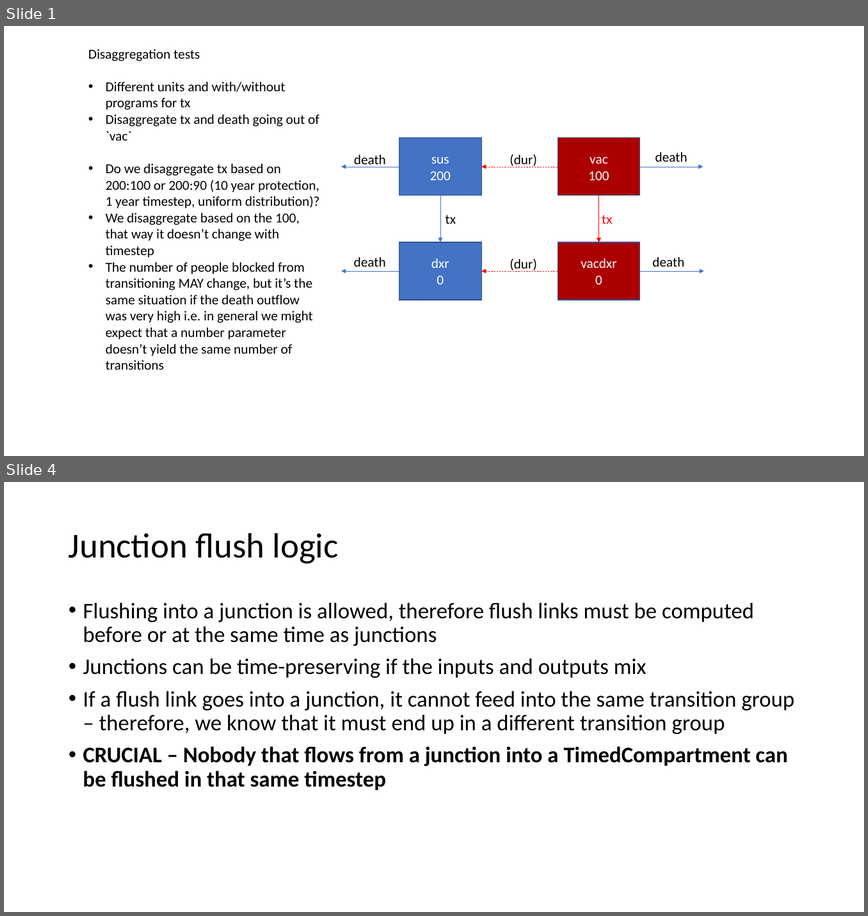
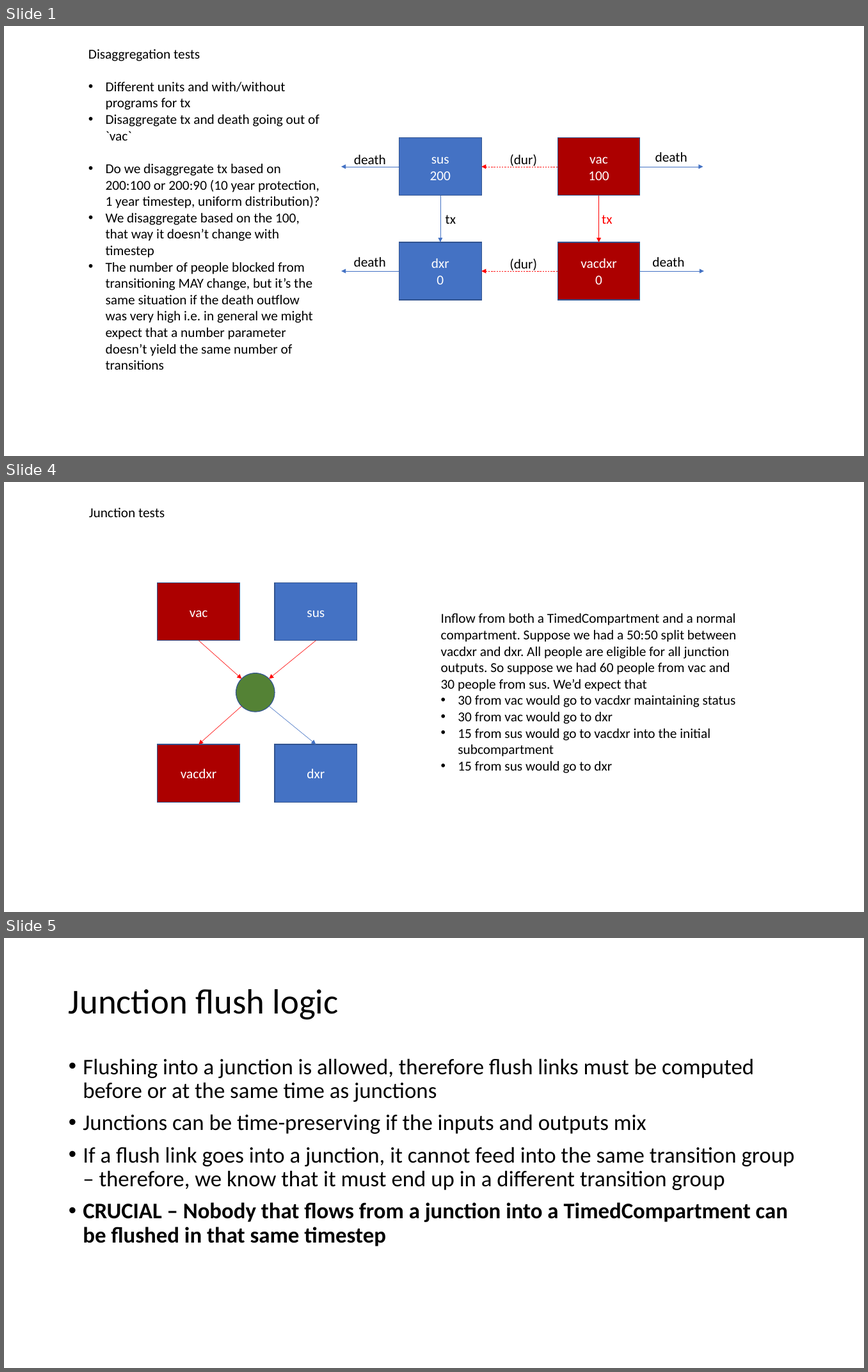
Before and after one commit to atomicateam/atomica, a slide deck: docs/general/timed-examples.pptx. Shown one above the other, each under a label of ours: slides 1 and 4 before the commit, slides 1, 4 and 5 after it; the slides between them are not shown. The pictures are 868x916 and 868x1372 pixels, drawn with LibreOffice and Linux fonts; fonts in the diff are those of the drawing. Boxes give left, top, right and bottom in pixels: in the first picture for what was removed or moved away, otherwise in the second. Text is boxed around its words. In the diff, an @@ line names an element or a change of style, - is before the commit and + after.

Commit message:
Getting towards working junction flow

```diff
--- a/docs/general/timed-examples.pptx
+++ b/docs/general/timed-examples.pptx
@@ slide 4 added at (4,482,864,912), background #FFFFFF @@
@@ text added at (89,508,165,517), 18 pt, text #000000 @@
+Junction tests
@@ rectangle added at (158,583,240,641), fill #AC0000, outline #325491 1 pt, 18 pt, text #FFFFFF @@
+vac
@@ rectangle added at (275,583,357,641), fill #4472C4, outline #325491 1 pt, 18 pt, text #FFFFFF @@
+sus
@@ text added at (441,613,736,773), 18 pt, text #000000 @@
+Inflow from both a TimedCompartment and a normal compartment. Suppose we had a 50:50 split between vacdxr and dxr. All people are eligible for all junction outputs. So suppose we had 60 people from vac and 30 people from sus. We’d expect that
+• 30 from vac would go to vacdxr maintaining status
+• 30 from vac would go to dxr
+• 15 from sus would go to vacdxr into the initial subcompartment
+• 15 from sus would go to dxr
@@ arrow added from (199, 640) to (241, 678), #FF0000 0.5 pt @@
@@ arrow added from (316, 640) to (269, 678), #FF0000 0.5 pt @@
@@ ellipse added at (236,673,275,712), fill #548235, outline #325491 1 pt @@
@@ arrow added from (241, 706) to (199, 744), #FF0000 0.5 pt @@
@@ arrow added from (269, 706) to (316, 744), #4472C4 0.5 pt @@
@@ rectangle added at (158,744,240,802), fill #AC0000, outline #325491 1 pt, 18 pt, text #FFFFFF @@
+vacdxr
@@ rectangle added at (275,744,357,802), fill #4472C4, outline #325491 1 pt, 18 pt, text #FFFFFF @@
+dxr
@@ what was slide 4 is now slide 5 @@
```
Also in this commit, not shown: 2 slides changed, 2 other files.
